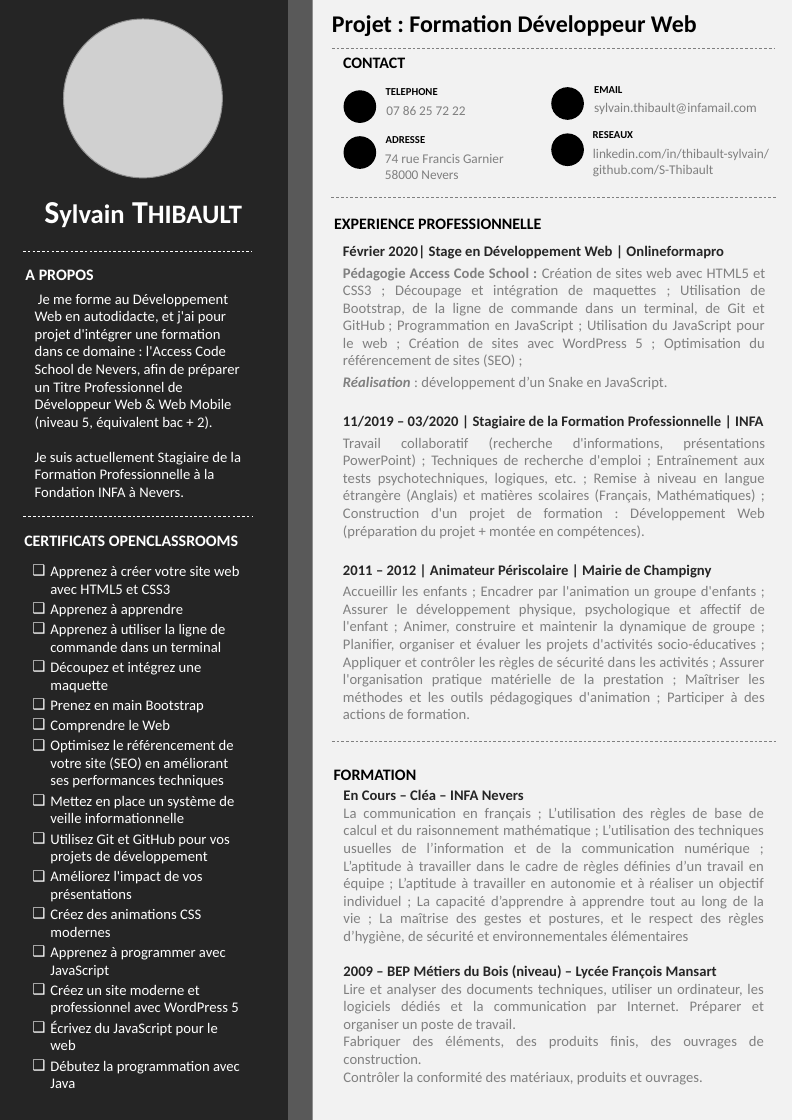
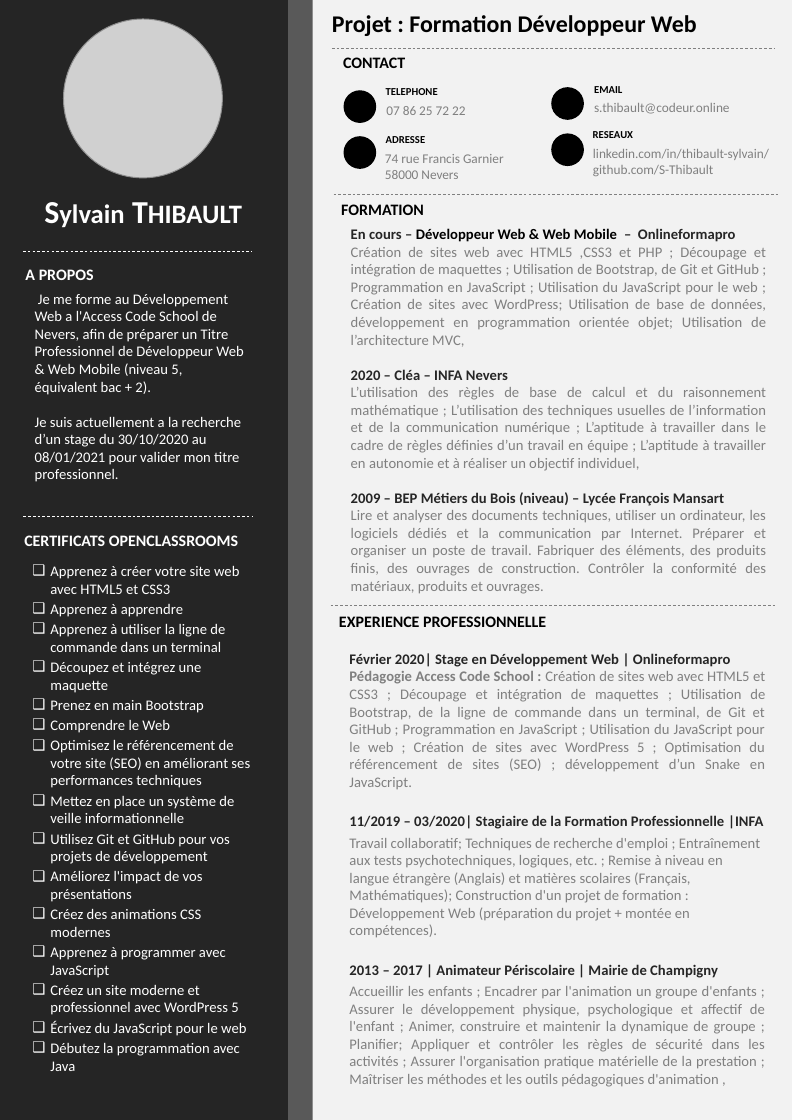
Before and after one commit to S-Thibault/curriculum-vitae, a slide deck: slide 1 of cvSylvain.pptx. Drawn at 792x1120 pixels with LibreOffice and Linux fonts; fonts in the diff are those of the drawing; grey boxes stand for pictures; background and template pictures are left out. Boxes give left, top, right and bottom in pixels: in the first picture for what was removed or moved away, otherwise in the second. Text is boxed around its words. In the diff, an @@ line names an element or a change of style, - is before the commit and + after.

```diff
--- a/cvSylvain.pptx
+++ b/cvSylvain.pptx
@@ text at bbox=[594, 103, 730, 114]: text changed @@
-sylvain.thibault@infamail.com
+s.thibault@codeur.online
@@ text "FORMATION": place and size @@
-text "FORMATION" at bbox=[334, 769, 417, 780]
+text "FORMATION" at bbox=[341, 204, 424, 215]
@@ text "En cours – Développeur Web ...": place and size @@
-text "En cours – Développeur Web ..." at bbox=[343, 789, 764, 1085]
+text "En cours – Développeur Web ..." at bbox=[351, 228, 766, 594]
@@ text at bbox=[351, 228, 766, 471]: text changed @@
-En Cours – Cléa – INFA Nevers
-La communication en français ; L’utilisation des règles de base de calcul et du raisonnement mathématique ; L’utilisation des techniques usuelles de l’information et de la communication numérique ; L’aptitude à travailler dans le cadre de règles définies d’un travail en équipe ; L’aptitude à travailler en autonomie et à réaliser un objectif individuel ; La capacité d’apprendre à apprendre tout au long de la vie ; La maîtrise des gestes et postures, et le respect des règles d’hygiène, de sécurité et environnementales élémentaires
+En cours – Développeur Web & Web Mobile – Onlineformapro
+Création de sites web avec HTML5 ,CSS3 et PHP ; Découpage et intégration de maquettes ;️ Utilisation de Bootstrap, de Git et GitHub ; Programmation en JavaScript ; Utilisation du JavaScript pour le web ; Création de sites avec WordPress; Utilisation de base de données, développement en programmation orientée objet; Utilisation de l’architecture MVC,
+2020 – Cléa – INFA Nevers
+L’utilisation des règles de base de calcul et du raisonnement mathématique ; L’utilisation des techniques usuelles de l’information et de la communication numérique ; L’aptitude à travailler dans le cadre de règles définies d’un travail en équipe ; L’aptitude à travailler en autonomie et à réaliser un objectif individuel,
@@ text at bbox=[35, 294, 244, 482]: text changed @@
-Je me forme au Développement Web en autodidacte, et j'ai pour projet d'intégrer une formation dans ce domaine : l'Access Code School de Nevers, afin de préparer un Titre Professionnel de Développeur Web & Web Mobile (niveau 5, équivalent bac + 2).
-Je suis actuellement Stagiaire de la Formation Professionnelle à la Fondation INFA à Nevers.
+Je me forme au Développement Web a l'Access Code School de Nevers, afin de préparer un Titre Professionnel de Développeur Web & Web Mobile (niveau 5, équivalent bac + 2).
+Je suis actuellement a la recherche d’un stage du 30/10/2020 au 08/01/2021 pour valider mon titre professionnel.
@@ text at bbox=[351, 510, 766, 594]: text changed @@
-Lire et analyser des documents techniques, utiliser un ordinateur, les logiciels dédiés et la communication par Internet. Préparer et organiser un poste de travail.
-Fabriquer des éléments, des produits finis, des ouvrages de construction.
-Contrôler la conformité des matériaux, produits et ouvrages.
+Lire et analyser des documents techniques, utiliser un ordinateur, les logiciels dédiés et la communication par Internet. Préparer et organiser un poste de travail. Fabriquer des éléments, des produits finis, des ouvrages de construction. Contrôler la conformité des matériaux, produits et ouvrages.
@@ text "Apprenez à créer votre site ..." rewrapped from bbox=[50, 566, 240, 1088] to bbox=[50, 566, 250, 1071] @@
@@ text "EXPERIENCE PROFESSIONNELLE": place and size @@
-text "EXPERIENCE PROFESSIONNELLE" at bbox=[334, 218, 541, 229]
+text "EXPERIENCE PROFESSIONNELLE" at bbox=[339, 616, 546, 627]
@@ line moved from (331, 741) - (777, 741) to (330, 605) - (776, 605) @@
@@ text "Février 2020| Stage en Développement ...": place and size @@
-text "Février 2020| Stage en Développement ..." at bbox=[343, 245, 765, 719]
+text "Février 2020| Stage en Développement ..." at bbox=[349, 653, 765, 1087]
@@ text "Février 2020| Stage en Développement ..." at bbox=[349, 653, 765, 1087]: vertical alignment top to middle @@
@@ text at bbox=[349, 671, 765, 1087]: text changed @@
-Pédagogie Access Code School : Création de sites web avec HTML5 et CSS3 ; Découpage et intégration de maquettes ;️ Utilisation de Bootstrap, de la ligne de commande dans un terminal, de Git et GitHub ; Programmation en JavaScript ; Utilisation du JavaScript pour le web ; Création de sites avec WordPress 5 ; Optimisation du référencement de sites (SEO) ;
-Réalisation : développement d’un Snake en JavaScript.
-11/2019 – 03/2020 | Stagiaire de la Formation Professionnelle | INFA
-Travail collaboratif (recherche d'informations, présentations PowerPoint) ; Techniques de recherche d'emploi ; Entraînement aux tests psychotechniques, logiques, etc. ; Remise à niveau en langue étrangère (Anglais) et matières scolaires (Français, Mathématiques) ; Construction d'un projet de formation : Développement Web (préparation du projet + montée en compétences).
-2011 – 2012 | Animateur Périscolaire | Mairie de Champigny
-Accueillir les enfants ; Encadrer par l'animation un groupe d'enfants ; Assurer le développement physique, psychologique et affectif de l'enfant ; Animer, construire et maintenir la dynamique de groupe ; Planifier, organiser et évaluer les projets d'activités socio-éducatives ; Appliquer et contrôler les règles de sécurité dans les activités ; Assurer l'organisation pratique matérielle de la prestation ; Maîtriser les méthodes et les outils pédagogiques d'animation ; Participer à des actions de formation.
+Pédagogie Access Code School : Création de sites web avec HTML5 et CSS3 ; Découpage et intégration de maquettes ;️ Utilisation de Bootstrap, de la ligne de commande dans un terminal, de Git et GitHub ; Programmation en JavaScript ; Utilisation du JavaScript pour le web ; Création de sites avec WordPress 5 ; Optimisation du référencement de sites (SEO) ; développement d’un Snake en JavaScript.
+11/2019 – 03/2020| Stagiaire de la Formation Professionnelle |INFA
+Travail collaboratif; Techniques de recherche d'emploi ; Entraînement aux tests psychotechniques, logiques, etc. ; Remise à niveau en langue étrangère (Anglais) et matières scolaires (Français, Mathématiques); Construction d'un projet de formation : Développement Web (préparation du projet + montée en compétences).
+2013 – 2017 | Animateur Périscolaire | Mairie de Champigny
+Accueillir les enfants ; Encadrer par l'animation un groupe d'enfants ; Assurer le développement physique, psychologique et affectif de l'enfant ; Animer, construire et maintenir la dynamique de groupe ; Planifier; Appliquer et contrôler les règles de sécurité dans les activités ; Assurer l'organisation pratique matérielle de la prestation ; Maîtriser les méthodes et les outils pédagogiques d'animation ,
```
